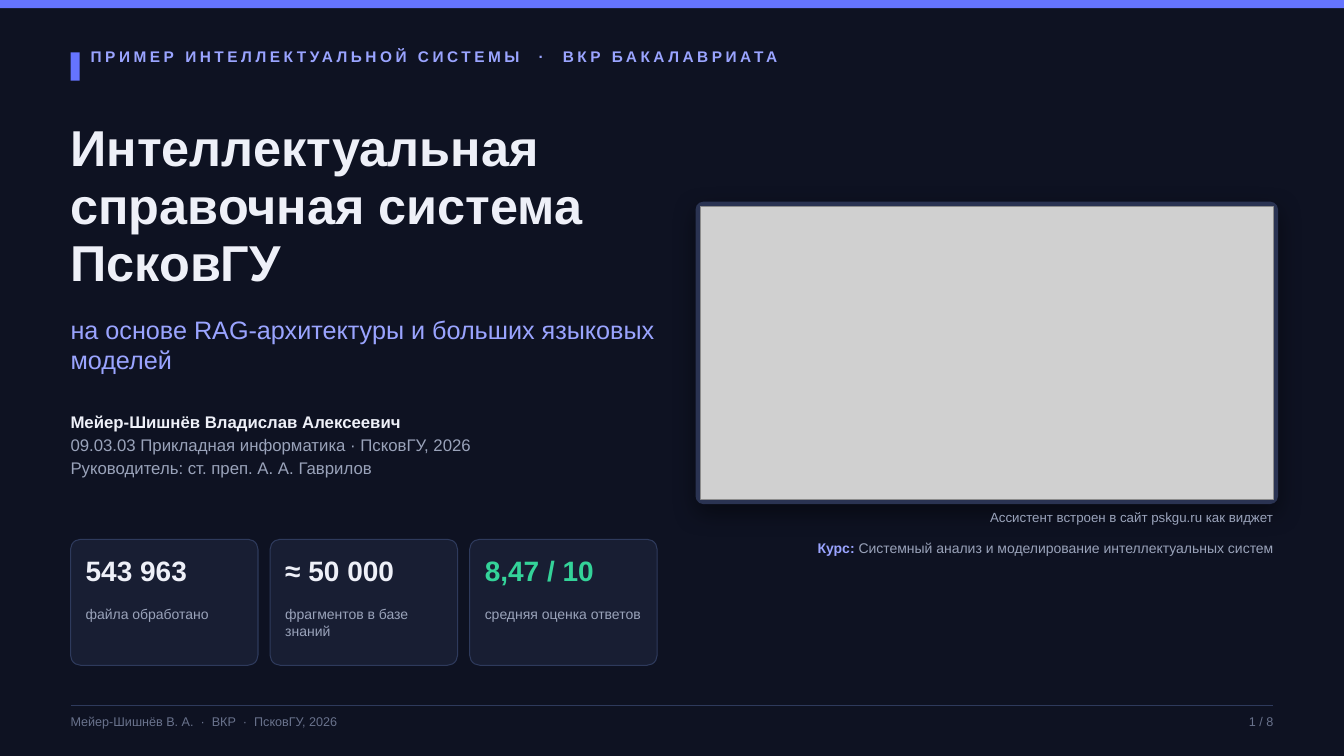
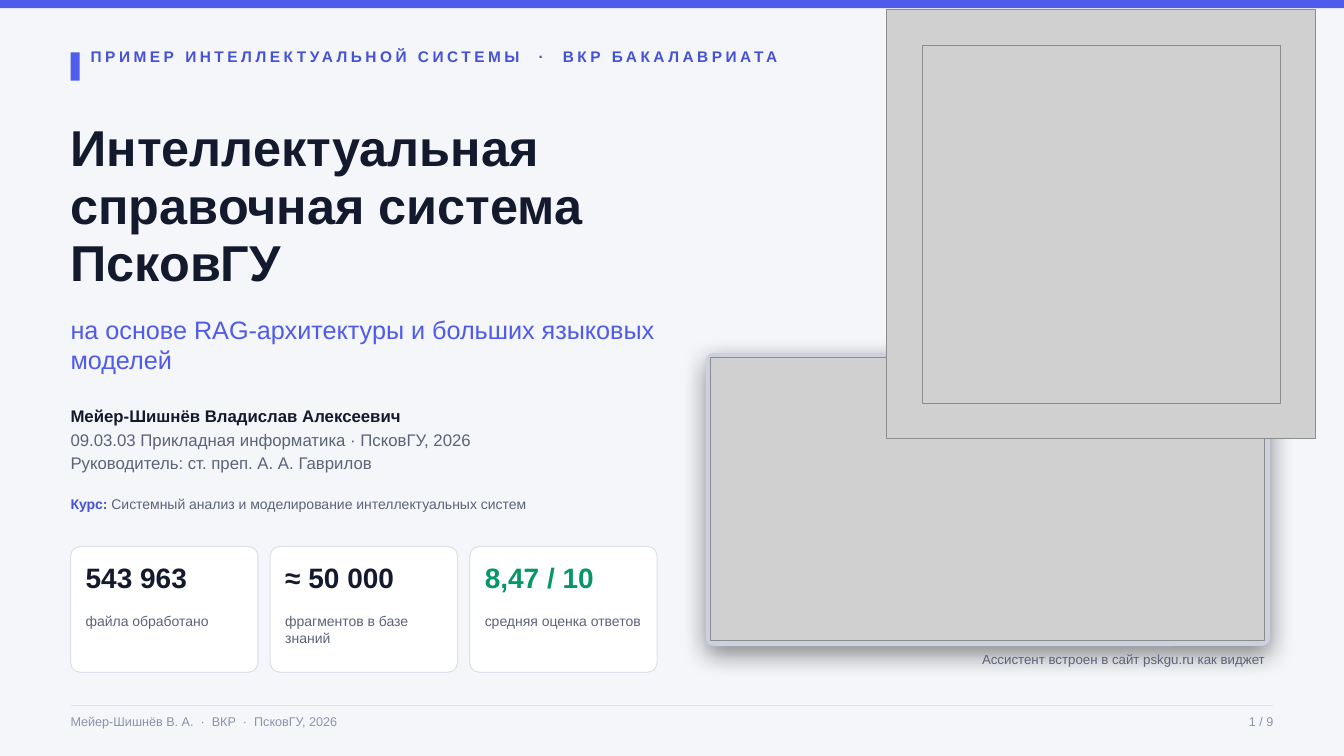
Before and after one commit to overbaffe1/omgGame, a slide deck: slide 1 of exports/vkr-rag-pskgu.pptx. Drawn at 1344x756 pixels with LibreOffice and Linux fonts; fonts in the diff are those of the drawing; grey boxes stand for pictures; background and template pictures are left out. Boxes give left, top, right and bottom in pixels: in the first picture for what was removed or moved away, otherwise in the second. Text is boxed around its words. In the diff, an @@ line names an element or a change of style, - is before the commit and + after.

```diff
--- a/exports/vkr-rag-pskgu.pptx
+++ b/exports/vkr-rag-pskgu.pptx
@@ background #0E1222 to #F5F6FA @@
@@ rectangle at (x1=0, y1=0, x2=1344, y2=8): fill #6574FF to #4F5BEA @@
@@ picture added at (x1=886, y1=10, x2=1316, y2=440) @@
@@ rectangle at (x1=71, y1=52, x2=80, y2=81): fill #6574FF to #4F5BEA @@
@@ text "ПРИМЕР ИНТЕЛЛЕКТУАЛЬНОЙ СИСТЕМЫ · ВКР ..." at (x1=91, y1=47, x2=1099, y2=86): text colour #9AA4FF to #4652D6 @@
@@ picture added at (x1=923, y1=45, x2=1280, y2=403) @@
@@ rounded rectangle removed at (x1=696, y1=202, x2=1278, y2=504) @@
@@ text "на основе RAG-архитектуры и больших ..." at (x1=71, y1=320, x2=655, y2=374): text colour #9AA4FF to #4F5BEA @@
@@ rounded rectangle added at (x1=706, y1=353, x2=1270, y2=646), fill #CBD1DF @@
@@ picture resized from (x1=701, y1=207, x2=1273, y2=499) to (x1=711, y1=358, x2=1265, y2=641) @@
@@ text "Мейер-Шишнёв Владислав Алексеевич" at (x1=71, y1=409, x2=470, y2=473): text colour #EEF0F8 to #141A2E in "Мейер-Шишнёв Владислав Алексеевич"; text colour #9AA3BA to #5A6378 in "09.03.03 Прикладная информатика · ПсковГУ, 2026", "Руководитель: ст. преп. А. А. Гаврилов" @@
@@ text "Курс: Системный анализ и моделирование ..." moved from (x1=818, y1=542, x2=1273, y2=556) to (x1=71, y1=498, x2=526, y2=512) @@
@@ text "Курс: Системный анализ и моделирование ..." at (x1=71, y1=498, x2=526, y2=512): text colour #9AA4FF to #4652D6 in "Курс:"; text colour #9AA3BA to #5A6378; alignment right to left @@
@@ text colour #EEF0F8 to #141A2E in 3 elements at (x1=71, y1=131, x2=583, y2=282), (x1=86, y1=568, x2=187, y2=589), (x1=308, y1=568, x2=394, y2=589) @@
@@ 6 texts, 3 rounded rectangles moved together from (x1=71, y1=539, x2=657, y2=665) to (x1=71, y1=546, x2=657, y2=673) @@
@@ fill #181E33 to #FFFFFF; outline #2E3A5C 0.75 pt to #DCE0EB 0.75 pt in 3 elements at (x1=71, y1=546, x2=258, y2=673), (x1=270, y1=546, x2=458, y2=673), (x1=470, y1=546, x2=657, y2=673) @@
@@ text "8,47 / 10" at (x1=485, y1=568, x2=594, y2=593): text colour #34D399 to #059669 @@
@@ text colour #9AA3BA to #5A6378 in 4 elements at (x1=86, y1=615, x2=208, y2=629), (x1=285, y1=616, x2=408, y2=643), (x1=485, y1=618, x2=641, y2=629), (x1=982, y1=654, x2=1265, y2=667) @@
@@ text "Ассистент встроен в сайт pskgu.ru ..." moved from (x1=990, y1=512, x2=1273, y2=525) to (x1=982, y1=654, x2=1265, y2=667) @@
@@ text "Мейер-Шишнёв В. А. · ВКР ..." at (x1=71, y1=717, x2=337, y2=729): text colour #69728C to #8A93A8 @@
@@ line (71, 706) - (1273, 706): stroke #2E3A5C 0.75 pt to #DCE0EB 0.75 pt @@
@@ text at (x1=1249, y1=717, x2=1273, y2=726): text changed; text colour #69728C to #8A93A8 @@
-1 / 8
+1 / 9
```
Also in this commit, not shown: 7 other slides changed, 1 slide added, 36 other files.
